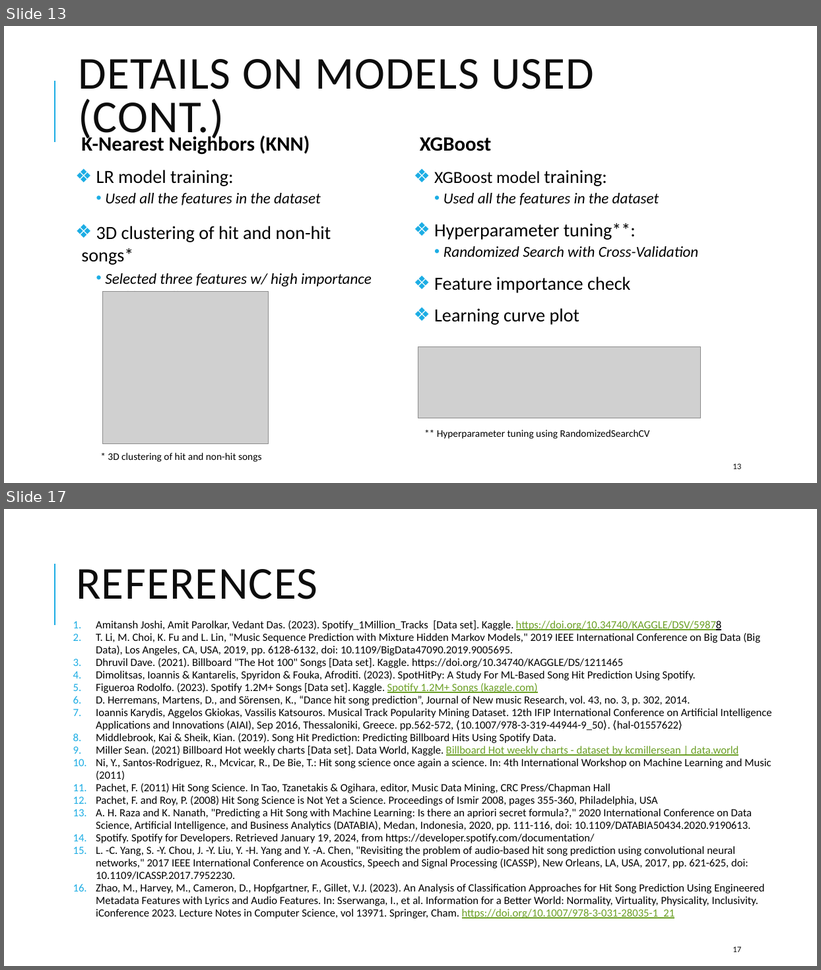
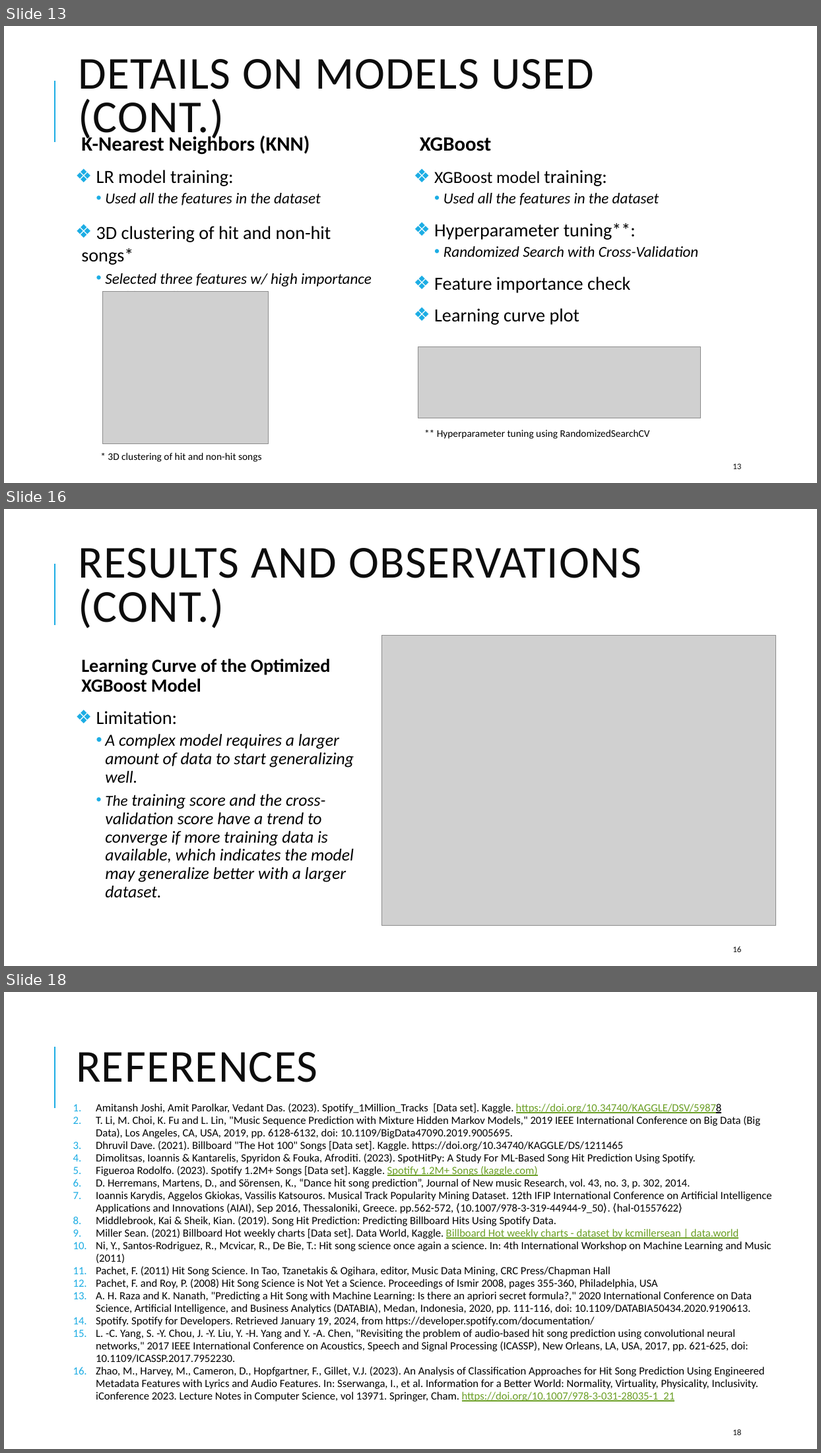
Before and after one commit to Lindsager/Spotify_hit_song_prediction, a slide deck: Apply ML to Music Streaming Data.pptx. Shown one above the other, each under a label of ours: slides 13 and 17 before the commit, slides 13, 16 and 18 after it; the slides between them are not shown. The pictures are 821x970 and 821x1453 pixels, drawn with LibreOffice and Linux fonts; fonts in the diff are those of the drawing; grey boxes stand for pictures. Boxes give left, top, right and bottom in pixels: in the first picture for what was removed or moved away, otherwise in the second. Text is boxed around its words. In the diff, an @@ line names an element or a change of style, - is before the commit and + after.

```diff
--- a/Apply ML to Music Streaming Data.pptx
+++ b/Apply ML to Music Streaming Data.pptx
@@ slide 16 added at box(4, 509, 817, 966), background #FFFFFF; not listed: 1 template element that a slide beside it also shows @@
@@ title added at box(79, 548, 642, 628), 54 pt, text #0D0D0D @@
+RESULTS AND OBSERVATIONS (CONT.)
@@ picture added at box(382, 635, 776, 925) @@
@@ text added at box(81, 659, 354, 898), 20 pt, text #000000, italic @@
+  Learning Curve of the Optimized XGBoost Model
+❖ Limitation:
+    • A complex model requires a larger amount of data to start generalizing well.
+    • The training score and the cross-validation score have a trend to converge if more training data is available, which indicates the model may generalize better with a larger dataset.
@@ page number added at box(733, 947, 741, 953), 10 pt, text #0D0D0D @@
+16
@@ what was slide 17 is now slide 18 @@
@@ page number at box(733, 1430, 741, 1436): text changed @@
-17
+18
```
Also in this commit, not shown: 3 slides changed.
